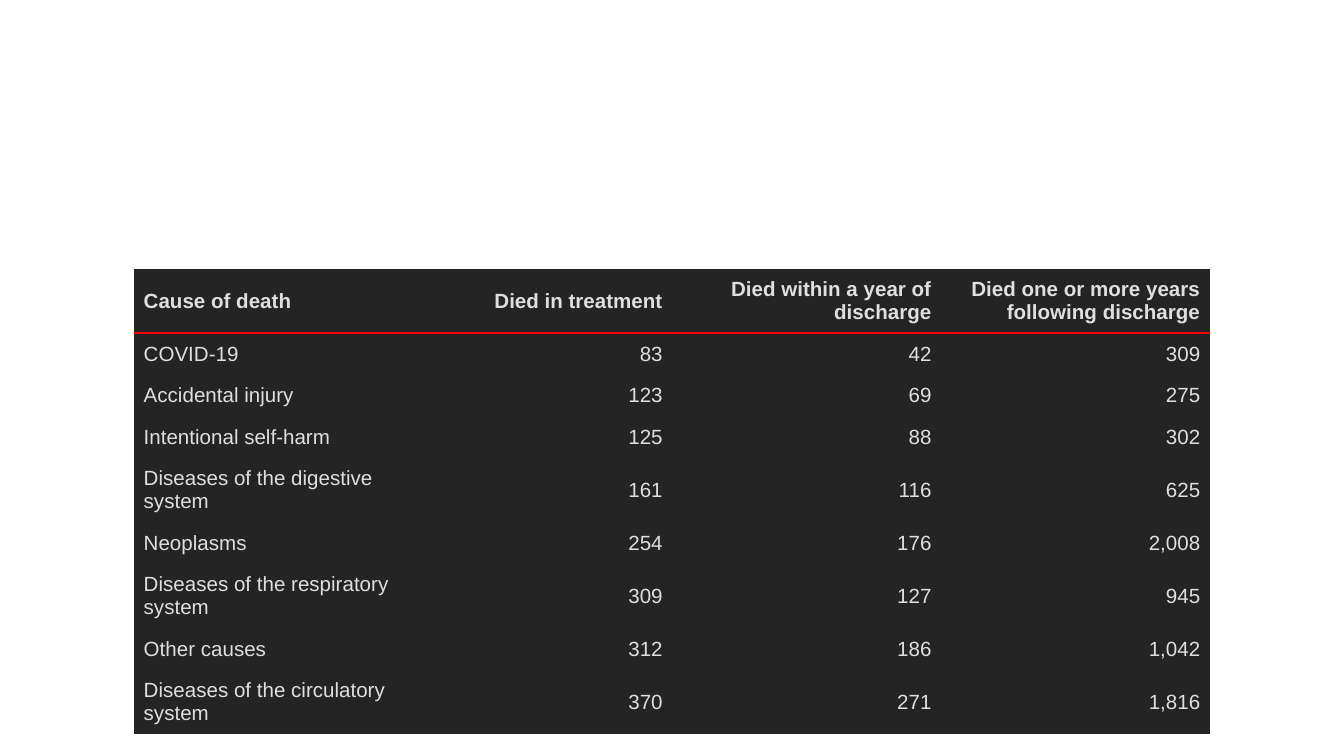
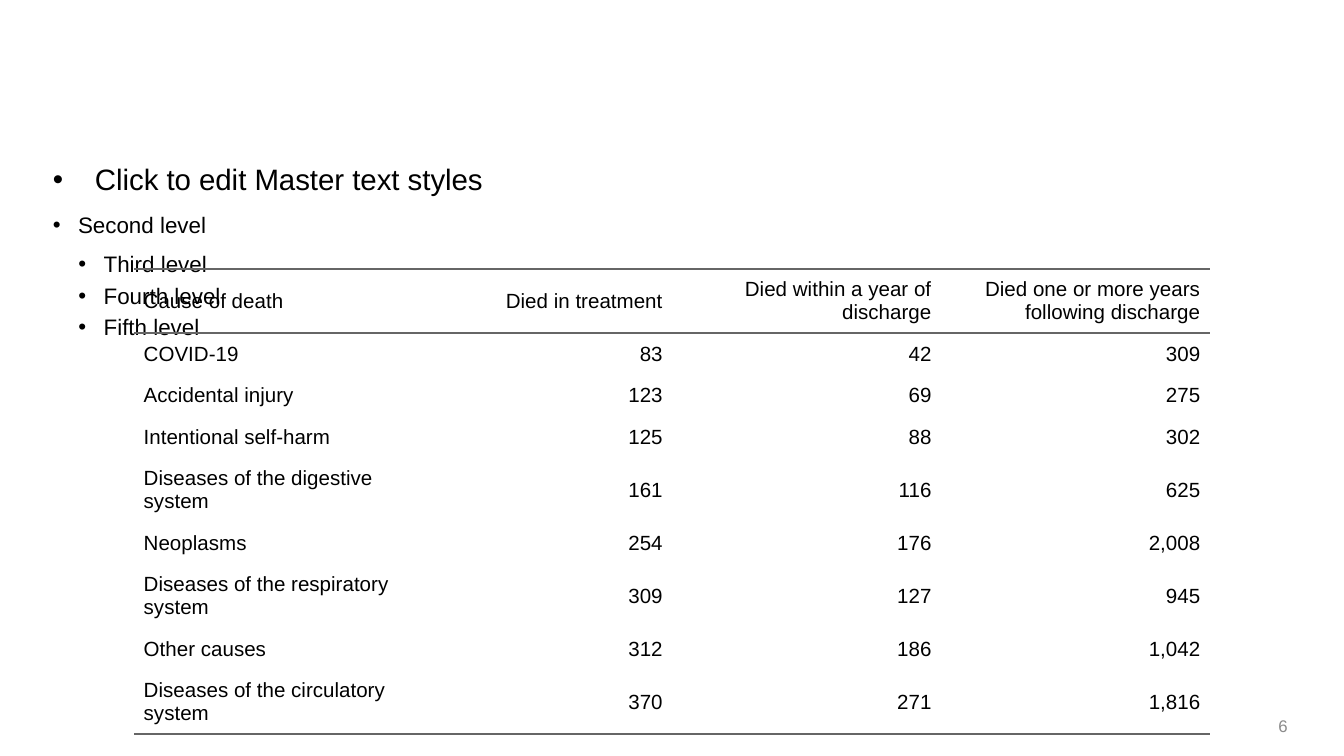
Before and after one commit to sandyknight/mortality-and-substance-use, a slide deck: slide 6 of ppt_output.pptx (slide 7 before the commit). Drawn at 1344x756 pixels with LibreOffice and Linux fonts; fonts in the diff are those of the drawing; background and template pictures are left out. Boxes give left, top, right and bottom in pixels: in the first picture for what was removed or moved away, otherwise in the second. Text is boxed around its words. In the diff, an @@ line names an element or a change of style, - is before the commit and + after.

```diff
--- a/ppt_output.pptx
+++ b/ppt_output.pptx
@@ text added at [78, 168, 483, 336], 12 pt, text #000000 @@
+• Click to edit Master text styles
+  • Second level
+        • Third level
+        • Fourth level
+        • Fifth level
@@ table at [134, 269, 1210, 756] @@
@@ fill #242424 to none in 36 cells @@
@@ text colour #DFDFDF to #000000 @@
@@ bold off in "Cause of death", "Died in treatment", "Died within a year of discharge", "Died one or more years following discharge" @@
@@ borders changed @@
@@ page number added at [1278, 720, 1287, 732], 9 pt, text #8C8C8C @@
+6
```
Also in this commit, not shown: 4 other slides changed, 7 slides added, 6 slides removed, 39 other files.
